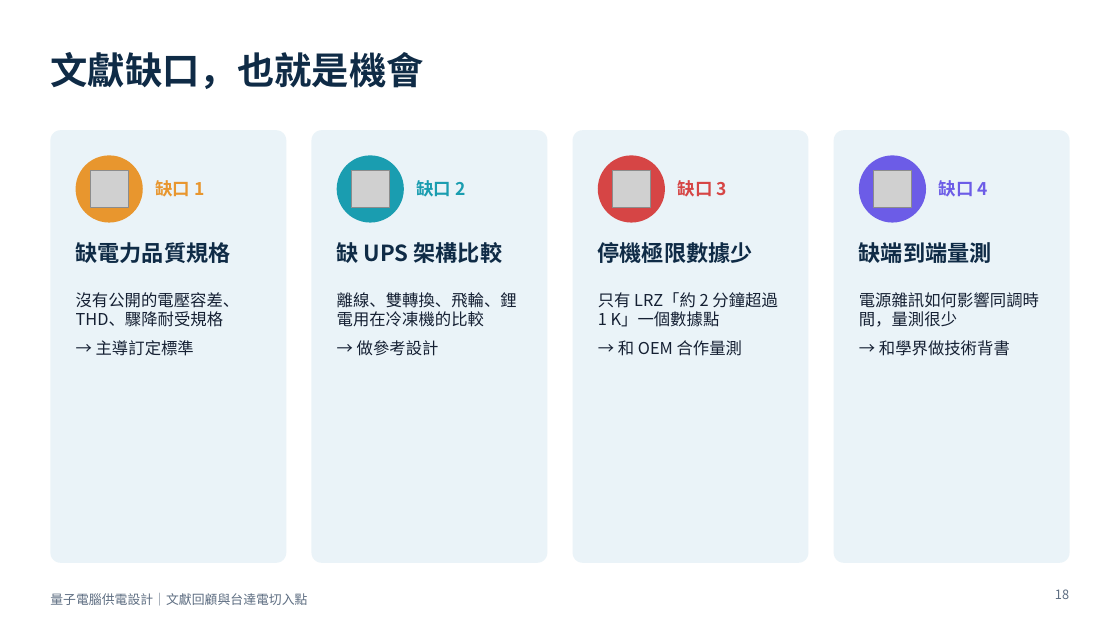
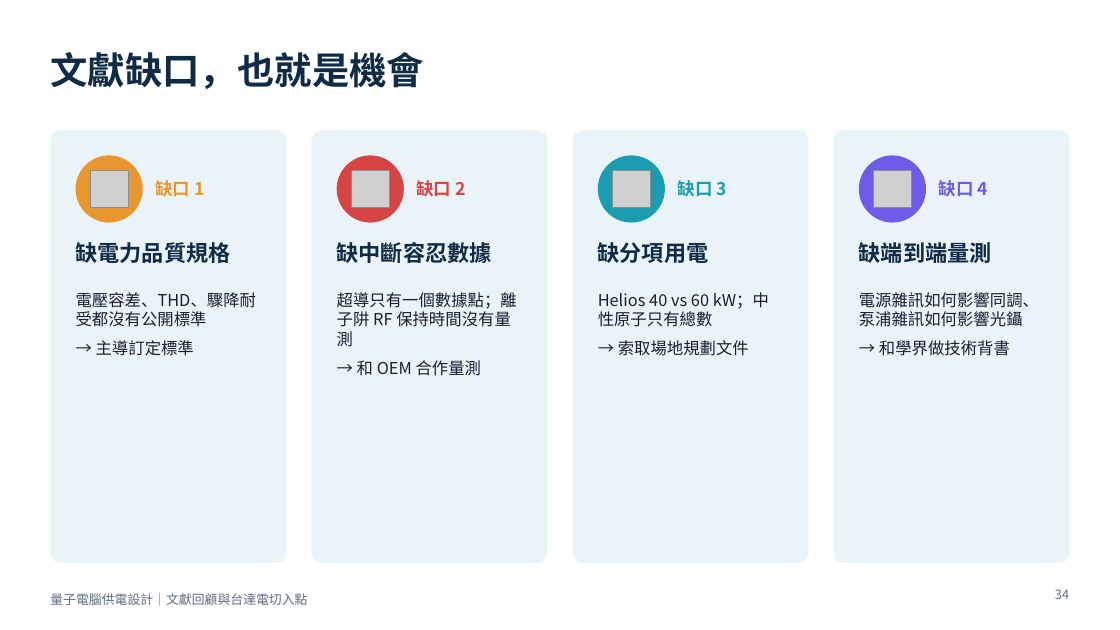
Before and after one commit to pcpcchen-coder/QuantumComputing, a slide deck: slide 34 of slides/output/qc-power-supply-delta.pptx (slide 18 before the commit). Drawn at 1120x630 pixels with LibreOffice and Linux fonts; fonts in the diff are those of the drawing; grey boxes stand for pictures. Boxes give left, top, right and bottom in pixels: in the first picture for what was removed or moved away, otherwise in the second. Text is boxed around its words. In the diff, an @@ line names an element or a change of style, - is before the commit and + after.

```diff
--- a/slides/output/qc-power-supply-delta.pptx
+++ b/slides/output/qc-power-supply-delta.pptx
@@ ellipse at [337, 155, 404, 223]: fill #1A9DB0 to #D64545 @@
@@ text "缺口 2" at [416, 180, 465, 197]: text colour #1A9DB0 to #D64545 @@
@@ ellipse at [598, 155, 665, 223]: fill #D64545 to #1A9DB0 @@
@@ text "缺口 3" at [678, 180, 727, 197]: text colour #D64545 to #1A9DB0 @@
@@ text at [337, 242, 492, 263]: text changed @@
-缺 UPS 架構比較
+缺中斷容忍數據
@@ text at [598, 242, 709, 263]: text changed @@
-停機極限數據少
+缺分項用電
@@ text at [76, 292, 256, 327]: text changed @@
-沒有公開的電壓容差、THD、驟降耐受規格
+電壓容差、THD、驟降耐受都沒有公開標準
@@ text at [337, 292, 517, 376]: text changed @@
-離線、雙轉換、飛輪、鋰電用在冷凍機的比較
-→ 做參考設計
+超導只有一個數據點；離子阱 RF 保持時間沒有量測
+→ 和 OEM 合作量測
@@ text at [598, 292, 769, 356]: text changed @@
-只有 LRZ「約 2 分鐘超過 1 K」一個數據點
-→ 和 OEM 合作量測
+Helios 40 vs 60 kW；中性原子只有總數
+→ 索取場地規劃文件
@@ text at [859, 292, 1039, 327]: text changed @@
-電源雜訊如何影響同調時間，量測很少
+電源雜訊如何影響同調、泵浦雜訊如何影響光鑷
@@ page number at [1055, 589, 1069, 599]: text changed @@
-18
+34
```
Also in this commit, not shown: 6 other slides changed, 20 slides added, 4 slides removed, 5 other files.
